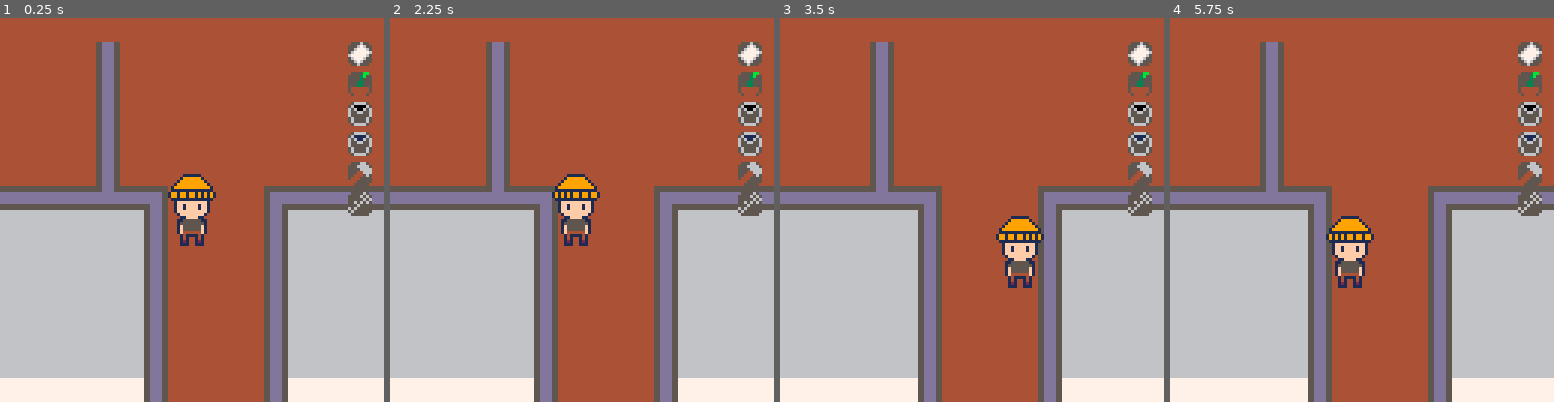
Above: before the commit, frames 1-4 (left to right).
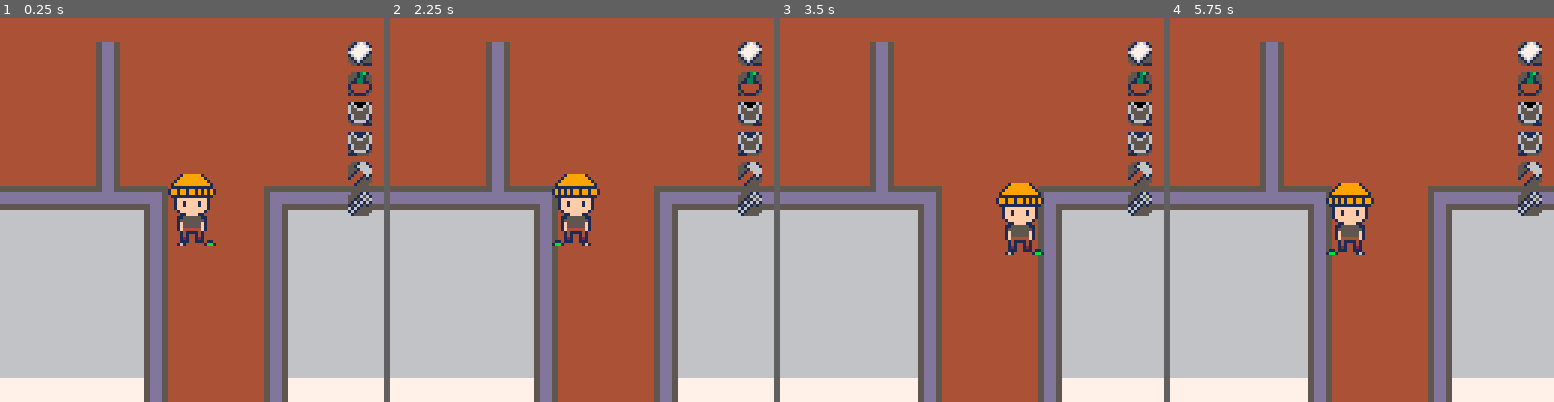
Above: after the commit, the same moments.

Repository: PaoloPortugal/one-last-visit
Game: PICO-8 cartridge mini-jam.p8
The game is run twice, just before and just after one commit, with the same random seed, the same clock (stepped at 60 frames per second) and the same inputs.
Inputs:
- Up to frame 1 (0.25 s): no input
- Up to frame 2 (2.25 s): tap O (Z key) at 0.33, 0.7, 1.43, 2.22 s; hold Left from 1.97 s (still down)
- Up to frame 3 (3.5 s): release Left at 2.37 s; hold Down 2.42-2.82 s; hold Right from 2.87 s (still down); tap O (Z key) at 3.1 s
- Up to frame 4 (5.75 s): release Right at 3.53 s; hold Up 3.58-4.08 s; tap O (Z key) at 3.98, 4.87 s; hold Right 4.13-4.53 s; hold Down 4.58-5.08 s; hold Left from 5.13 s (still down)

The runs differ from the first frame. In frame 1, 1.8% of the frame differs, in the area x 43-97%, y 6-60%; in frame 2, 1.8%; in frame 3, 3.4%, in the area x 56-97%, y 6-71%; in frame 4, 3.4%.

Commit message:
Update mini-jam.p8

Diff:
--- a/mini-jam.p8
+++ b/mini-jam.p8
@@ -168,8 +168,8 @@
 
 
 __gff__
-0000000000000000000000000000000081000000000000000000000000000001000000000000000000000000000000020000000000000000020101020103030200000000000001000000000000000000000000000000000000000000000000000000000000000000000000000000000000000000000000000000000000000000
-0000000000000000000000000000000000000000000000000000000000000000000000000000000000000000000000000000000000000000000000000000000000000000000000000000000000000000000000000000000000000000000000000000000000000000000000000000000000000000000000000000000000000000
+0000000000000000000000000000000081000000000000000000000000000001000000000000000000000000000000020000000000000000020101020103030200000000000001000000000000010101010101010100000000000000000101010101010101000000000000000000000001010101010000000000000000000000
+0101010101000000000000000001010101010101010000000000000000010101010101010100000000000000000101010101010101000000000000000001010101010101010000000000000000000000000000000000000000000000000000000000000000000000000000000000000000000000000000000000000000000000
 __map__
 000000003a3b3b3b3b3b3b3b3b3b3b3b3b3b3b3b3c00000000000000000000000000000000000000000000003a3b3b3b3b3b3b3b3b3b3b3b3b3b3b3c0000000000000000000000000000000000000000000000000000000000000000000000000000000000000000000000000000000000000000000000000000000000000000
 00000000390f0f0f0f0f0f0f0f0f0f0f0f0f0f0f390000000000000000000000000000000000000000000000390f0f0f0f0f0f0f0f0f0f0f0f0f0f390000000000000000000000000000000000000000000000000000000000000000000000000000000000000000000000000000000000000000000000000000000000000000
Not shown, changed: 61 lines of the sprite sheet (__gfx__) section of mini-jam.p8
